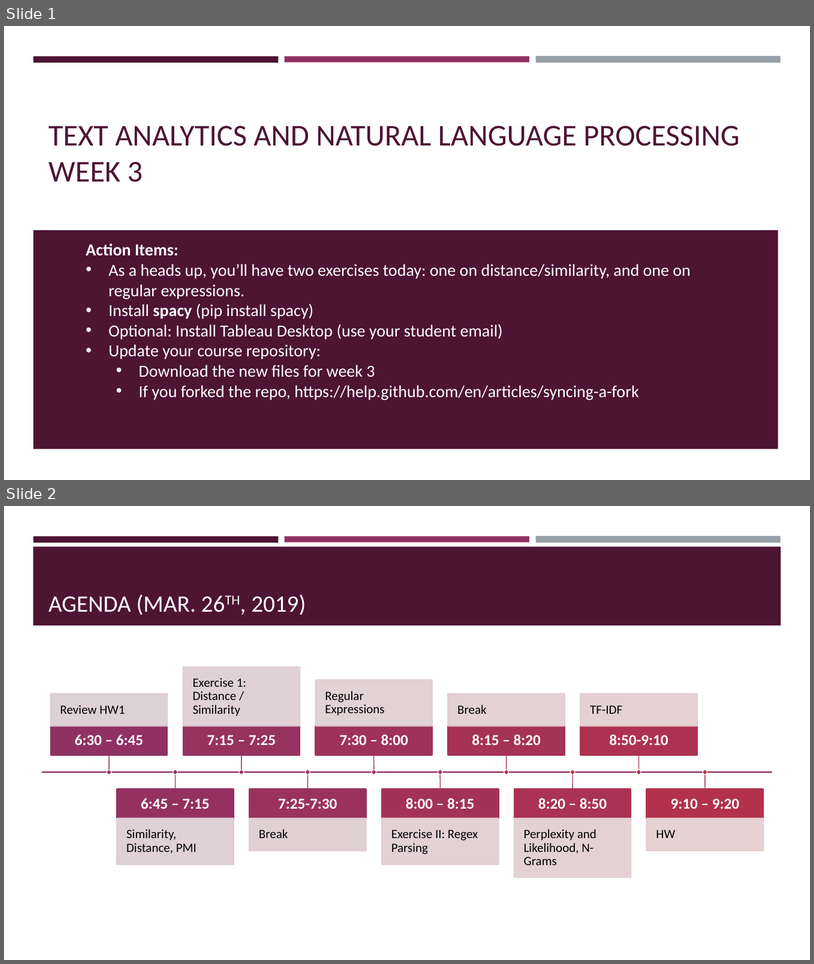
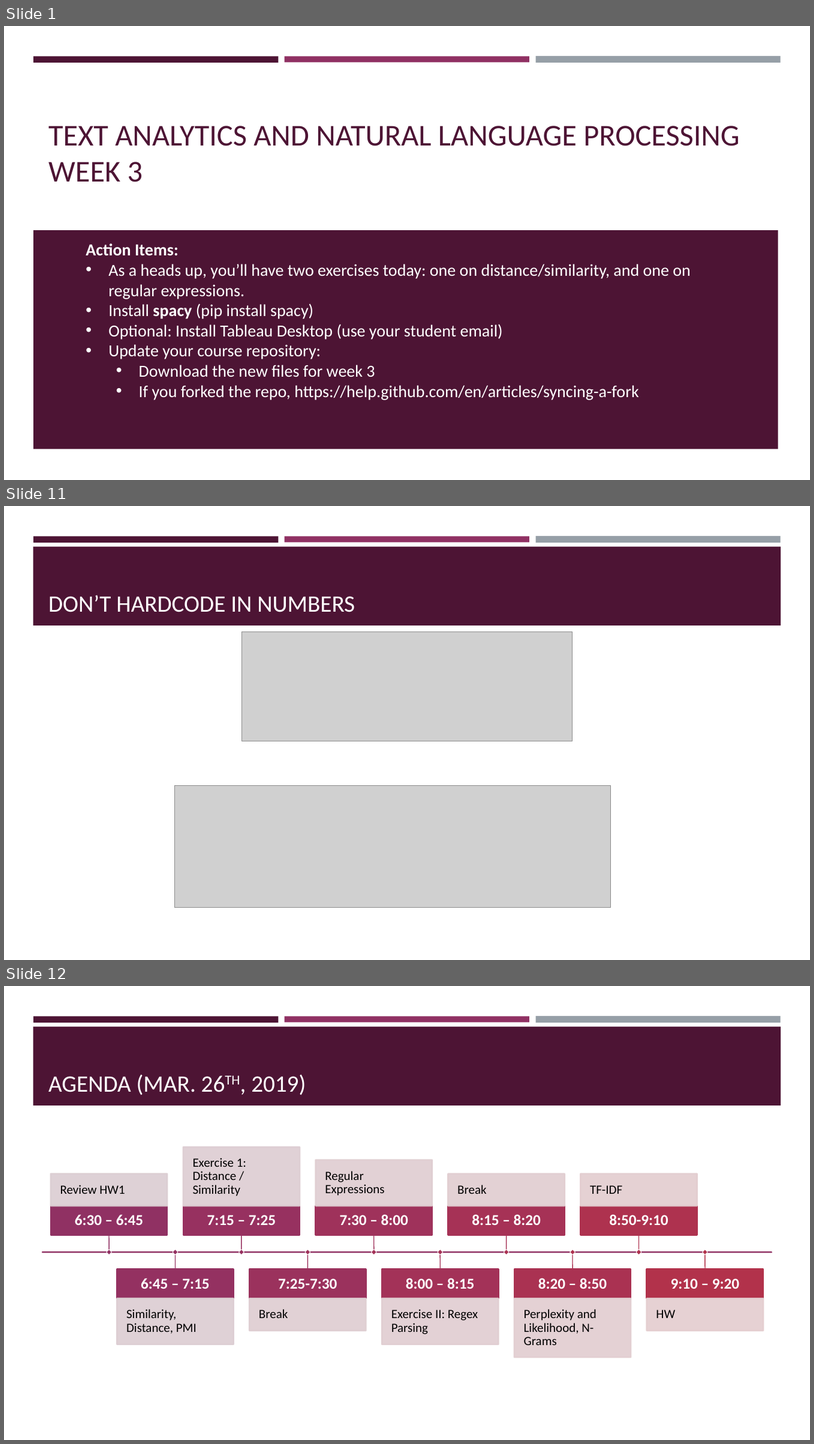
Before and after one commit to VarunDS/dso-599-text-analytics-nlp, a slide deck: week3/slides.pptx. Shown one above the other, each under a label of ours: slides 1 and 2 before the commit, slides 1, 11 and 12 after it; the slides between them are not shown. The pictures are 814x964 and 814x1444 pixels, drawn with LibreOffice and Linux fonts; fonts in the diff are those of the drawing; grey boxes stand for pictures. Boxes give left, top, right and bottom in pixels: in the first picture for what was removed or moved away, otherwise in the second. Text is boxed around its words. In the diff, an @@ line names an element or a change of style, - is before the commit and + after.

```diff
--- a/week3/slides.pptx
+++ b/week3/slides.pptx
@@ slide 11 added at [4, 506, 810, 960], background #FFFFFF; not listed: 4 template elements that a slide beside it also shows @@
@@ title added at [48, 595, 355, 612], 28 pt, text #FFFFFF @@
+DON’T HARDCODE IN NUMBERS
@@ picture added at [242, 632, 573, 741] @@
@@ picture added at [174, 786, 611, 907] @@
@@ what was slide 2 is now slide 12 @@
```
Also in this commit, not shown: 9 other slides added.
